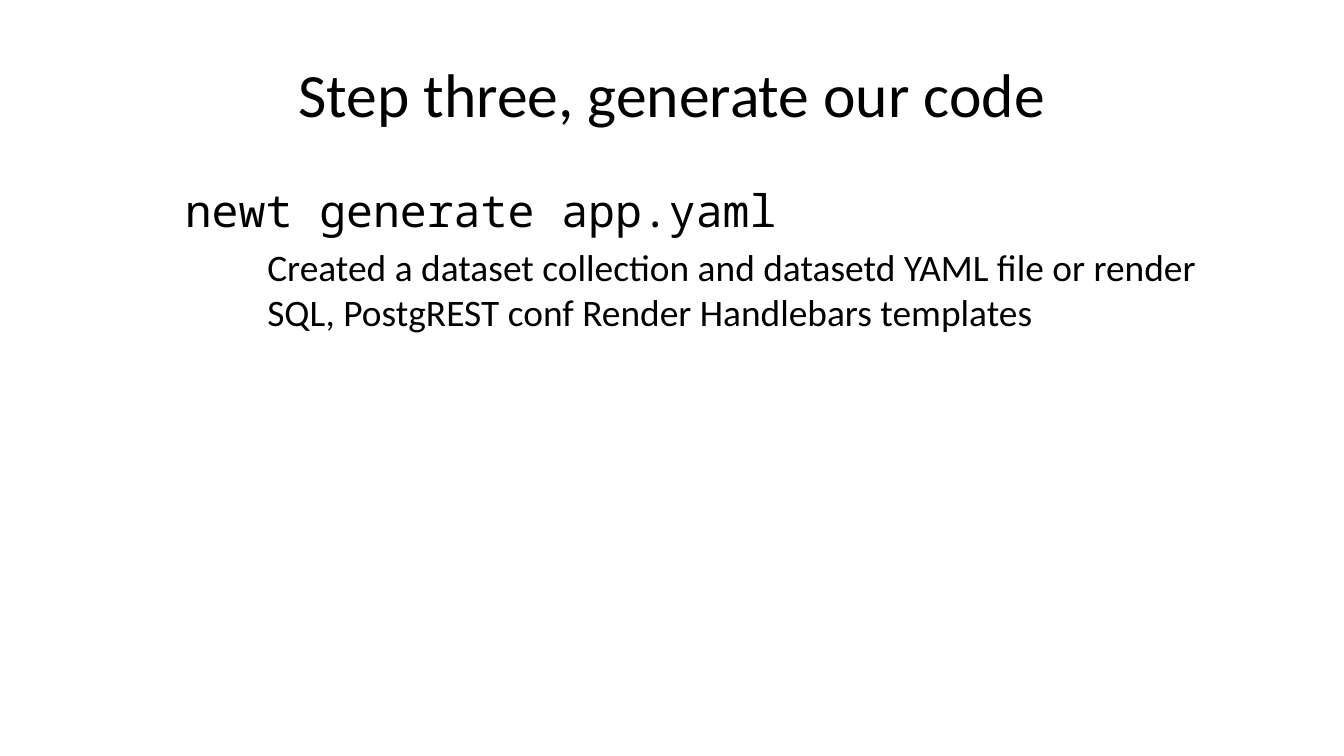
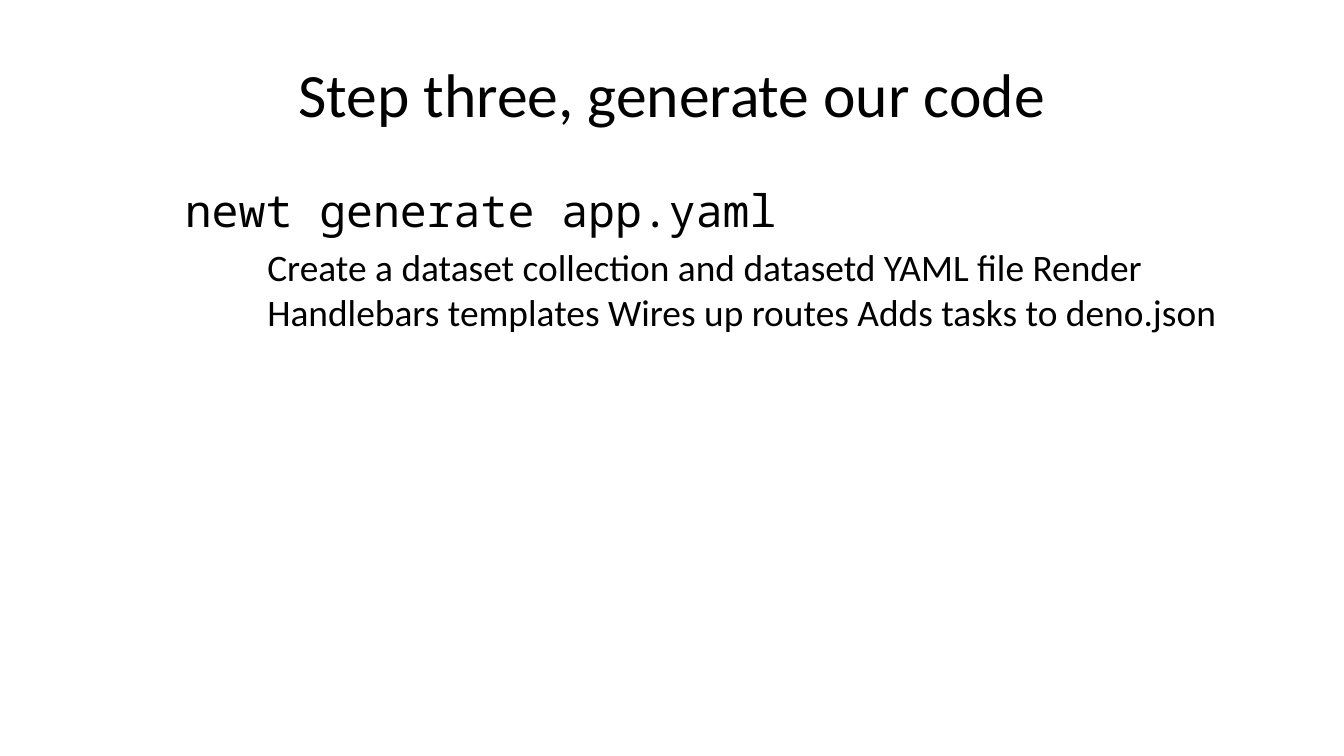
Before and after one commit to caltechlibrary/newt, a slide deck: slide 18 of presentation3/newt-p3.pptx (slide 16 before the commit). Drawn at 1344x756 pixels with LibreOffice and Linux fonts; fonts in the diff are those of the drawing. Boxes give left, top, right and bottom in pixels: in the first picture for what was removed or moved away, otherwise in the second. Text is boxed around its words. In the diff, an @@ line names an element or a change of style, - is before the commit and + after.

```diff
--- a/presentation3/newt-p3.pptx
+++ b/presentation3/newt-p3.pptx
@@ text at box(267, 255, 1216, 333): text changed @@
-Created a dataset collection and datasetd YAML file or render SQL, PostgREST conf Render Handlebars templates
+Create a dataset collection and datasetd YAML file Render Handlebars templates Wires up routes Adds tasks to deno.json
```
Also in this commit, not shown: 16 other slides changed, 3 slides added, 3 slides removed, 21 other files.
